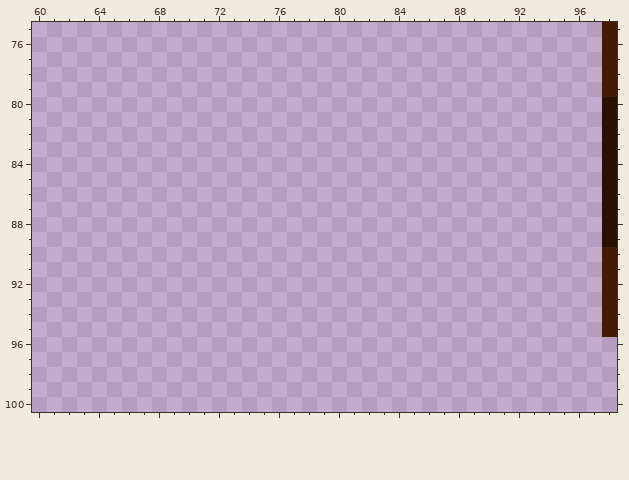
Pixel-art file -- AssetsRaw/tilemap.aseprite. The picture above was drawn from the file before the commit.
256x256 pixels, 1 frame. Colours within 5 levels of each other are drawn and written as one. Shown: x 60..98, y 75..100.
And afterwards:
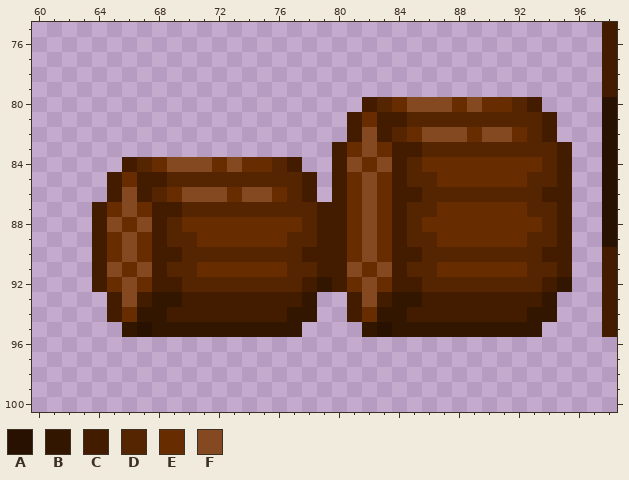
Palette (. is transparent): A #281100  B #331600  C #431c00  D #552400  E #672c00  F #854921
Change:
Layer "Tree":
The author put colour A in row 95 at x 67 and 83.
The author put colour B in row 92 at x 79 and 95; in row 93 at x 68 to 69, 78, 84 to 85 and 94; in row 94 at x 67 to 68, 77 to 78, 83 to 84 and 93 to 94; in row 95 at x 66, 68 to 77, 82 and 84 to 93.
The author put colour C in row 80 at x 82 and 93; in row 81 at x 81, 83 to 84 and 94; in row 82 at x 81, 83 and 94; in row 83 at x 80, 84 to 85 and 95; in row 84 at x 66, 77, 80, 84 and 95; in row 85 at x 65, 67 to 68, 78, 80, 84 and 95.
The author put colour C in row 86 at x 65, 67, 78, 80, 84 to 85 and 94 to 95; in row 87 at x 64, 68 to 69, 79 to 80, 84 and 95; in rows 88 to 89 at x 64, 68, 79 to 80, 84 and 95; in row 90 at x 64, 68 to 69, 78 to 80, 84 to 85 and 94 to 95; in row 91 at x 64, 68, 79 to 80, 84 and 95; in row 92 at x 64, 68 to 69, 78, 80, 84 to 85 and 94.
The author put colour C in row 93 at x 65, 67, 70 to 77, 81, 83 and 86 to 93; in row 94 at x 65, 69 to 76, 81 and 85 to 92.
The author put colour D in row 80 at x 83 and 92; in row 81 at x 85 to 93; in row 82 at x 84 and 93; in row 83 at x 86 to 94; in row 84 at x 67, 76, 85 and 94; in row 85 at x 69 to 77, 85 to 86 and 93 to 94.
The author put colour D in row 86 at x 68, 77 and 86 to 93; in row 87 at x 70 to 78, 85 to 86 and 93 to 94; in row 88 at x 69, 78, 85 and 94; in row 89 at x 69 to 70, 77 to 78, 85 to 86 and 93 to 94; in row 90 at x 70 to 77 and 86 to 93; in row 91 at x 69 to 70, 77 to 78, 85 to 86 and 93 to 94.
The author put colour D in row 92 at x 70 to 77 and 86 to 93.
The author put colour E in row 80 at x 84, 88 and 90 to 91; in row 81 at x 82; in row 82 at x 85, 89 and 92; in row 83 at x 81 and 83; in row 84 at x 68, 72, 74 to 75, 82 and 86 to 93; in row 85 at x 66, 81, 83 and 87 to 92.
The author put colour E in row 86 at x 69, 73, 76, 81 and 83; in row 87 at x 65, 67, 81, 83 and 87 to 92; in row 88 at x 66, 70 to 77, 81, 83 and 86 to 93; in row 89 at x 65, 67, 71 to 76, 81, 83 and 87 to 92; in row 90 at x 65, 67, 81 and 83; in row 91 at x 66, 71 to 76, 82 and 87 to 92.
The author put colour E in row 92 at x 65, 67, 81 and 83; in row 94 at x 66 and 82.
The author put colour F in row 80 at x 85 to 87 and 89; in row 82 at x 82, 86 to 88 and 90 to 91; in row 83 at x 82; in row 84 at x 69 to 71, 73, 81 and 83; in row 85 at x 82; in row 86 at x 66, 70 to 72, 74 to 75 and 82.
The author put colour F in row 87 at x 66 and 82; in row 88 at x 65, 67 and 82; in rows 89 to 90 at x 66 and 82; in row 91 at x 65, 67, 81 and 83; in rows 92 to 93 at x 66 and 82.
